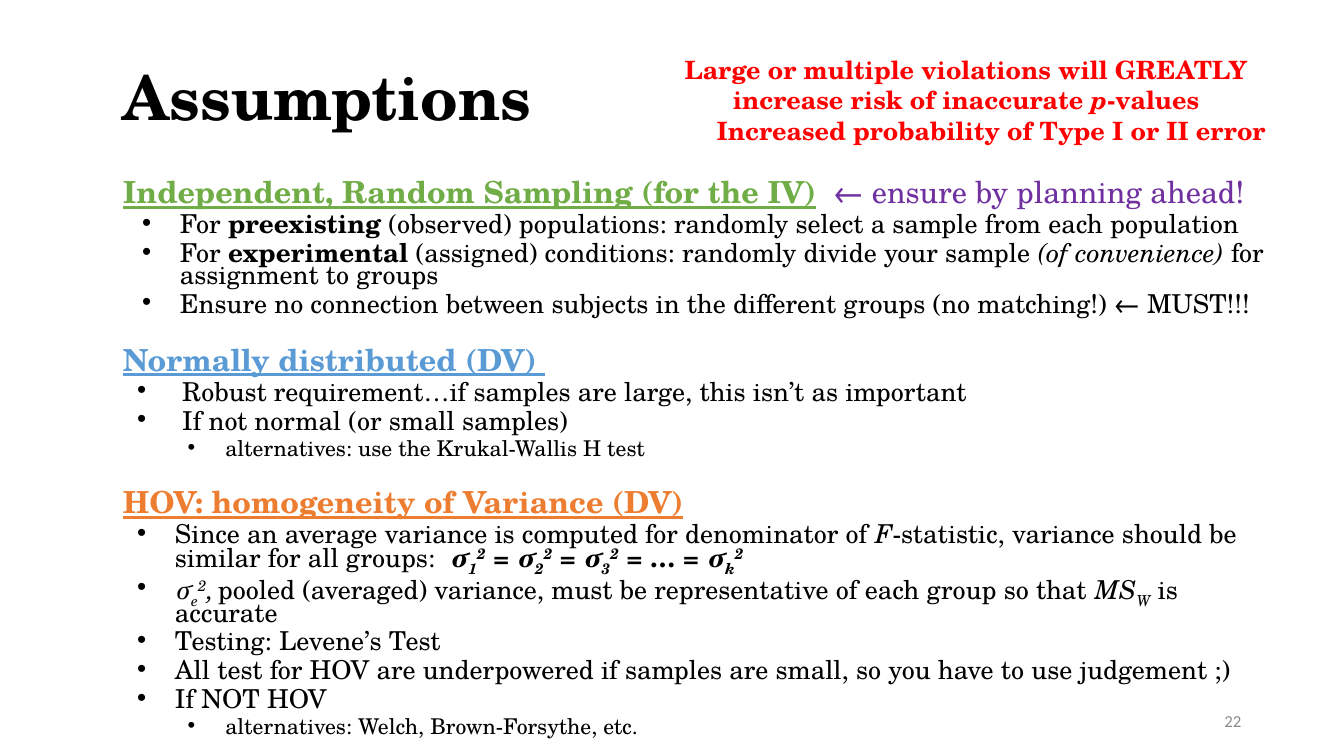
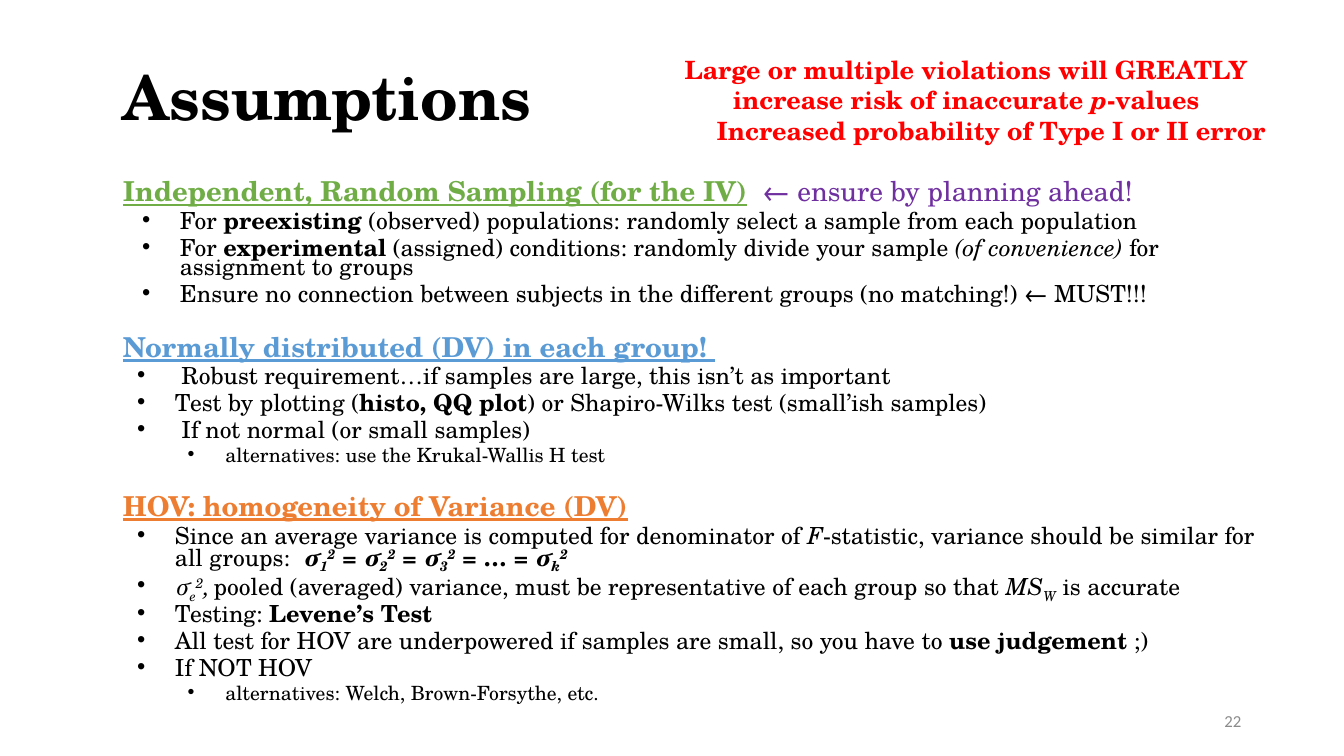
Before and after one commit to CEHS-research/PSY-6600_public, a slide deck: slide 22 of slides/ch12_oneANOVA.pptx. Drawn at 1344x756 pixels with LibreOffice and Linux fonts; fonts in the diff are those of the drawing. Boxes give left, top, right and bottom in pixels: in the first picture for what was removed or moved away, otherwise in the second. Text is boxed around its words. In the diff, an @@ line names an element or a change of style, - is before the commit and + after.

Commit message:
ch 14 slides

```diff
--- a/slides/ch12_oneANOVA.pptx
+++ b/slides/ch12_oneANOVA.pptx
@@ text at (x1=123, y1=181, x2=1255, y2=704): size 21.7 to 19.6 pt in "Independent, Random Sampling (for the IV) ← ...", "HOV: homogeneity of Variance (DV)"; size 18.6 to 16.8 pt in "For preexisting (observed) populations: randomly select a ...", "For experimental (assigned) conditions: randomly divide your ...", "Ensure no connection between subjects in the ...", "Robust requirement…if samples are large, this isn’t ..." and 6 more places; size 15.5 to 14 pt in "alternatives: use the Krukal-Wallis H test", "alternatives: Welch, Brown-Forsythe, etc."; bold on in "Levene’s Test", "use judgement" @@
@@ text at (x1=123, y1=337, x2=707, y2=363): text changed; size 21.7 to 19.6 pt @@
-Normally distributed (DV)
+Normally distributed (DV) in each group!
@@ text at (x1=175, y1=387, x2=987, y2=416): paragraph added @@
+  • Test by plotting (histo, QQ plot) or Shapiro-Wilks test (small’ish samples)
```
Also in this commit, not shown: 9 other slides changed, 1 other file.
